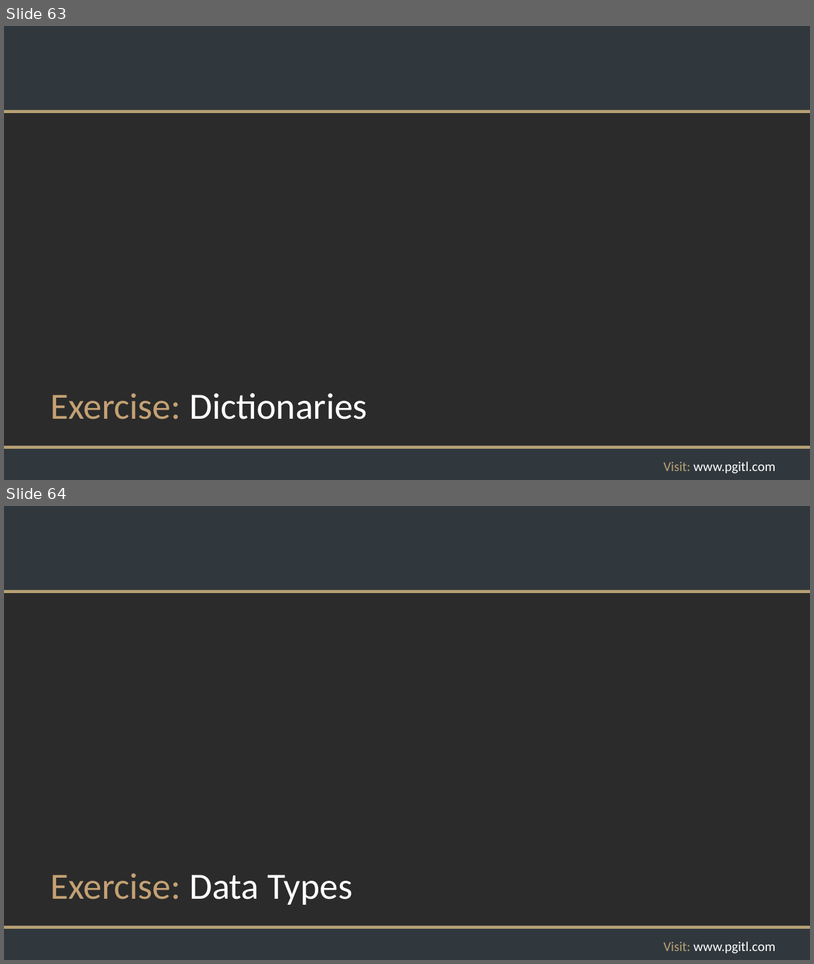
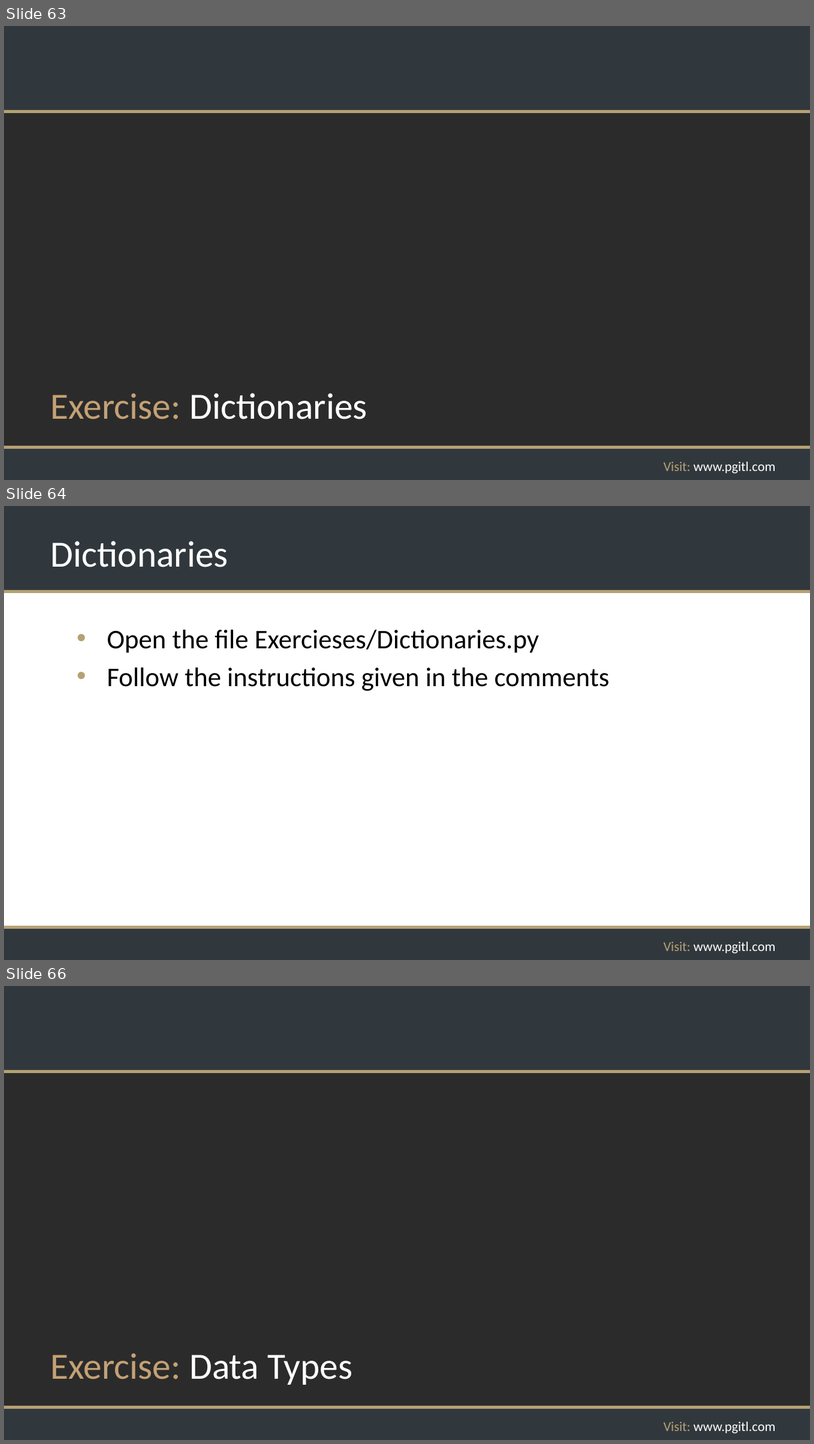
Before and after one commit to rikkouri/project-a, a slide deck: Programming Foundations.pptx. Shown one above the other, each under a label of ours: slides 63 and 64 before the commit, slides 63, 64 and 66 after it; the slides between them are not shown. The pictures are 814x964 and 814x1444 pixels, drawn with LibreOffice and Linux fonts; fonts in the diff are those of the drawing; background and template pictures are left out; a plain dark background stands for a picture behind light text. Boxes give left, top, right and bottom in pixels: in the first picture for what was removed or moved away, otherwise in the second. Text is boxed around its words. In the diff, an @@ line names an element or a change of style, - is before the commit and + after.

Commit message:
Dictionaries exercise

```diff
--- a/Programming Foundations.pptx
+++ b/Programming Foundations.pptx
@@ slide 64 added at [4, 506, 810, 960], background #FFFFFF; not listed: 5 template elements that a slide beside it also shows @@
@@ title added at [50, 541, 228, 567], 44 pt, text #FFFFFF @@
+Dictionaries
@@ text added at [107, 630, 610, 691], 32 pt, text #000000 @@
+• Open the file Exercieses/Dictionaries.py
+• Follow the instructions given in the comments
@@ what was slide 64 is now slide 66 @@
```
Also in this commit, not shown: 1 other slide added, 1 other file.
